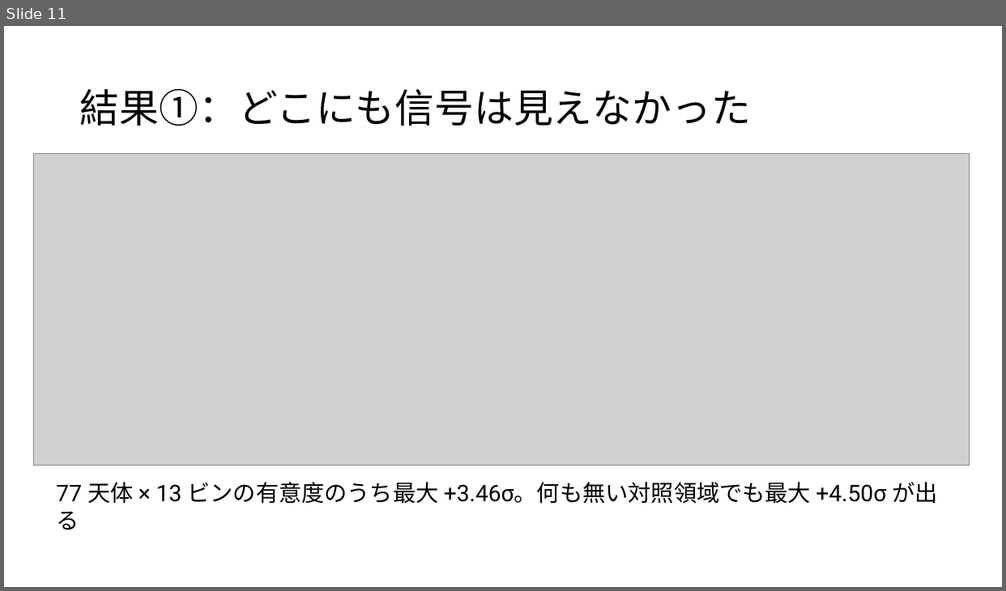
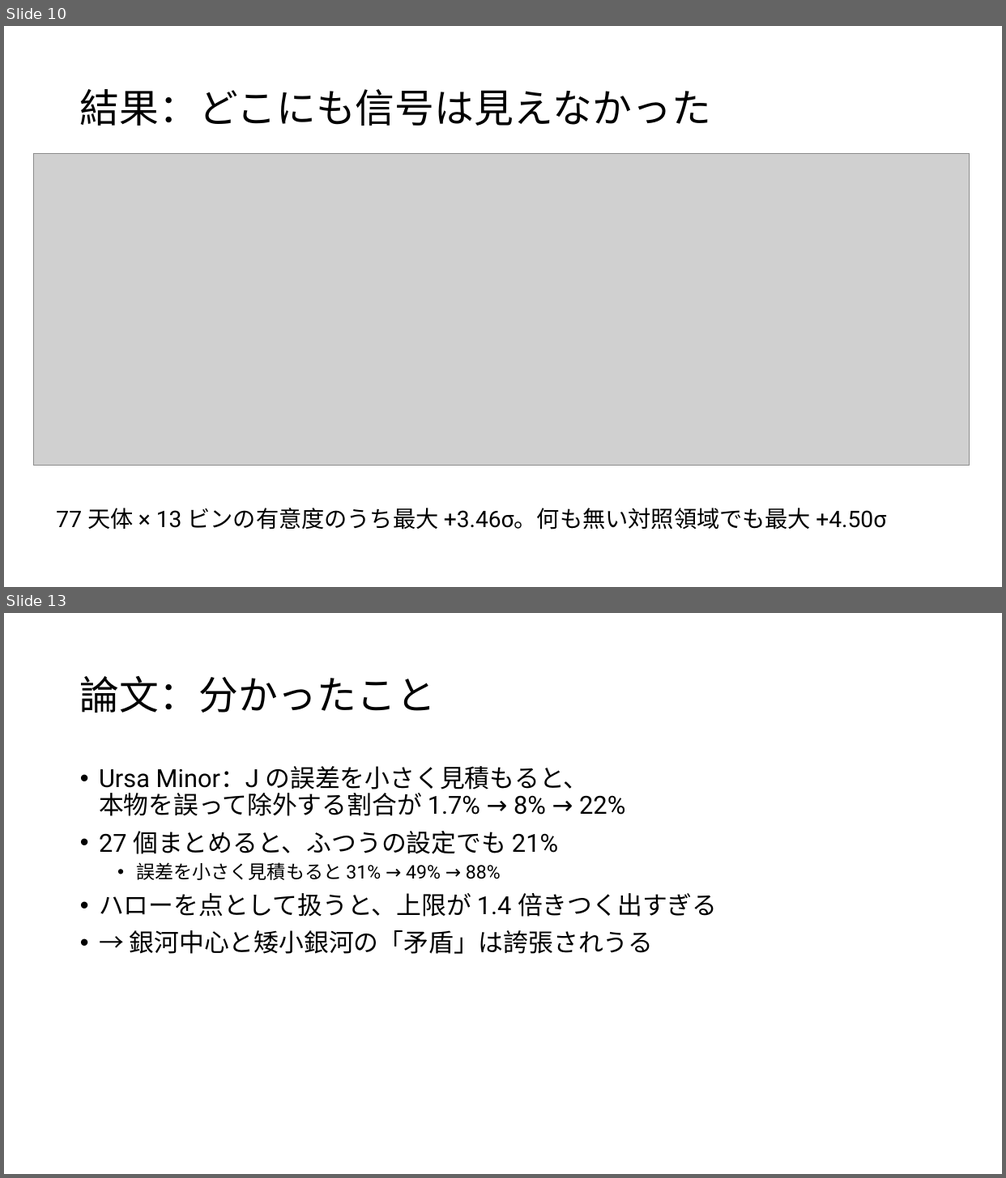
Before and after one commit to Mikann20041029/darkmatter-slides, a slide deck: slides/2026-10-02_研究進捗報告.pptx. Shown one above the other, each under a label of ours: slide 11 before the commit, slides 10 and 13 after it; the slides between them are not shown. The pictures are 1006x591 and 1006x1178 pixels, drawn with LibreOffice and Linux fonts; fonts in the diff are those of the drawing; grey boxes stand for pictures. Boxes give left, top, right and bottom in pixels: in the first picture for what was removed or moved away, otherwise in the second. Text is boxed around its words. In the diff, an @@ line names an element or a change of style, - is before the commit and + after.

```diff
--- a/slides/2026-10-02_研究進捗報告.pptx
+++ b/slides/2026-10-02_研究進捗報告.pptx
@@ slide 13 added at [4, 613, 1002, 1174], background #FFFFFF @@
@@ title added at [80, 676, 436, 713], 38 pt, text #000000 @@
+論文：分かったこと
@@ text added at [99, 766, 717, 954], 24 pt, text #000000 @@
+• Ursa Minor：J の誤差を小さく見積もると、
+  本物を誤って除外する割合が 1.7% → 8% → 22%
+• 27 個まとめると、ふつうの設定でも 21%
+  • 誤差を小さく見積もると 31% → 49% → 88%
+• ハローを点として扱うと、上限が 1.4 倍きつく出すぎる
+• → 銀河中心と矮小銀河の「矛盾」は誇張されうる
@@ what was slide 11 is now slide 10 @@
@@ slide 10 changed as well @@
@@ title at [80, 89, 711, 126]: text changed @@
-結果①：どこにも信号は見えなかった
+結果：どこにも信号は見えなかった
@@ text at [56, 508, 886, 530]: text changed @@
-77 天体 × 13 ビンの有意度のうち最大 +3.46σ。何も無い対照領域でも最大 +4.50σ が出る
+77 天体 × 13 ビンの有意度のうち最大 +3.46σ。何も無い対照領域でも最大 +4.50σ
```
Also in this commit, not shown: 10 other slides changed, 4 other slides added, 2 slides removed, 6 other files.
